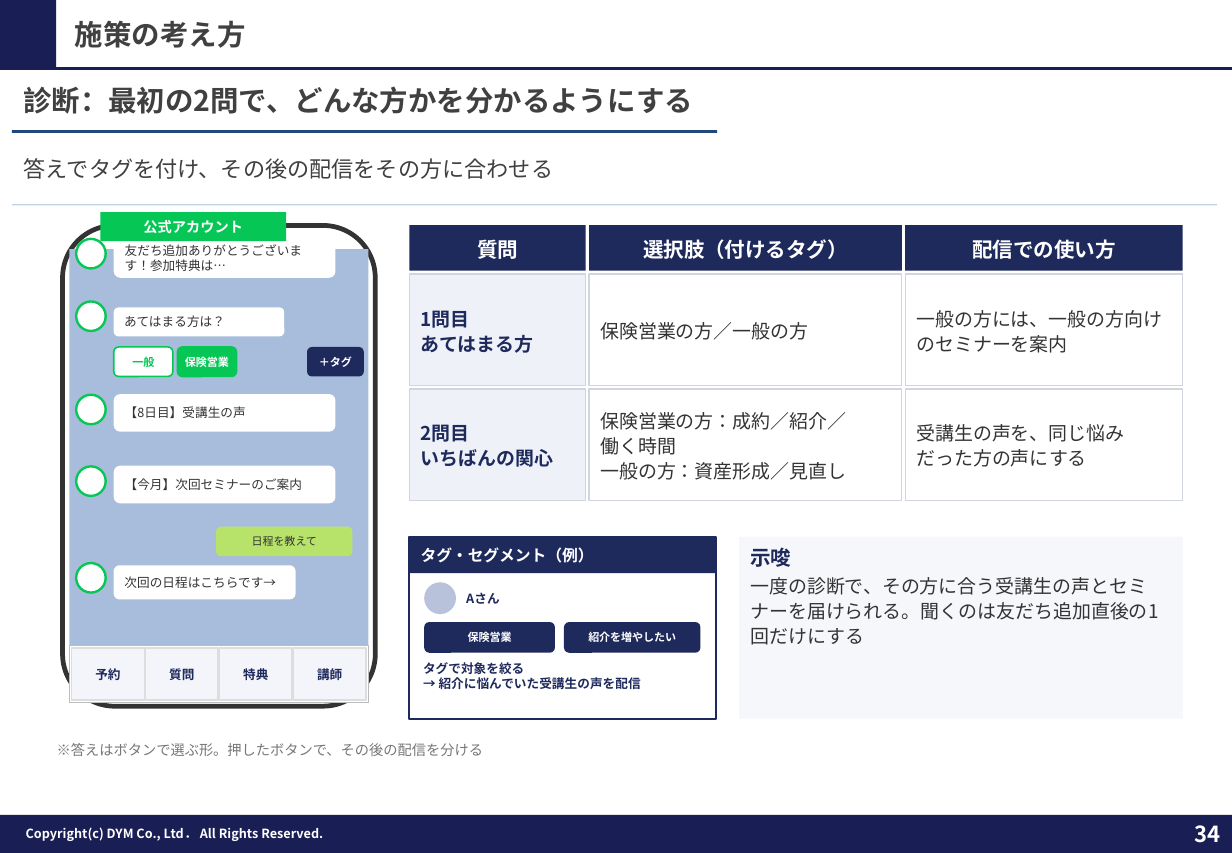
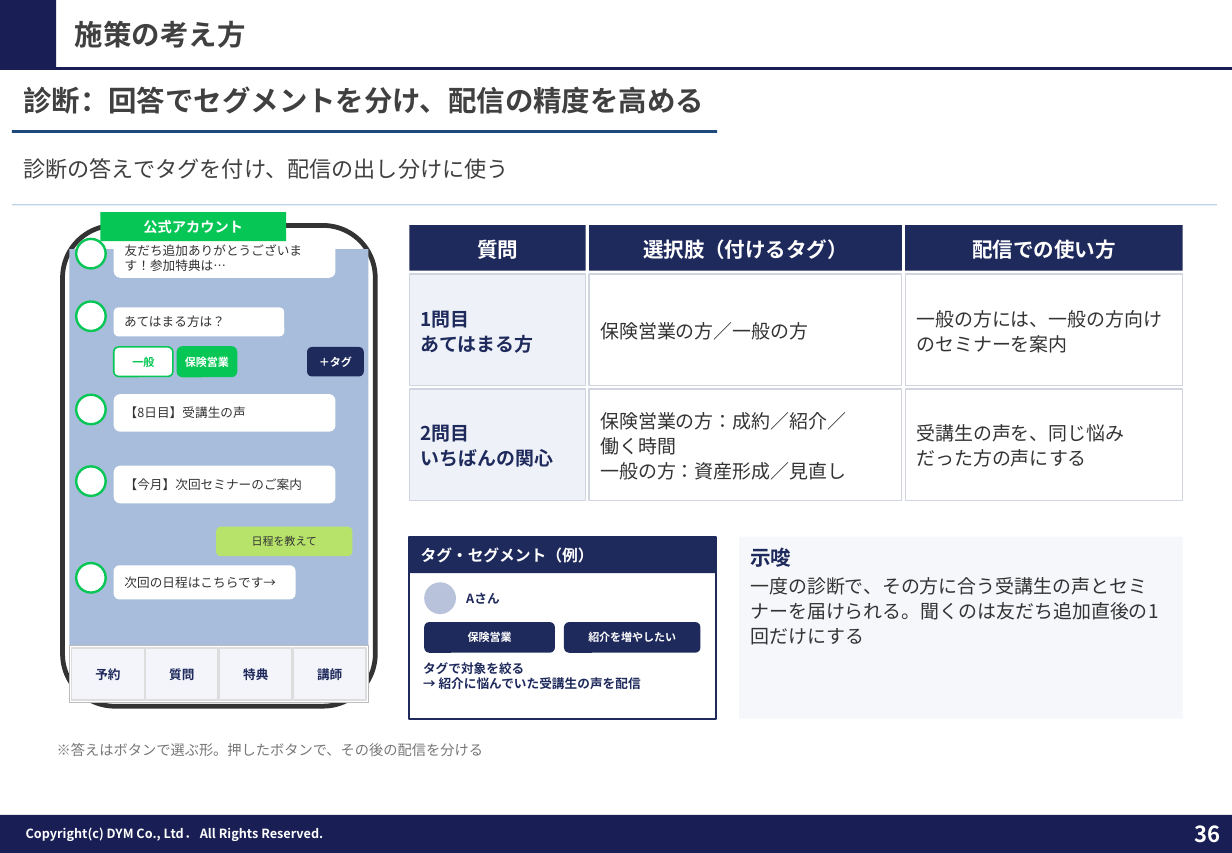
Before and after one commit to tonomura-r-dev/folder, a slide deck: slide 36 of 202610_株式会社すなおコンサルティング御中_LINE公式アカウント運用のご提案_ver7.3.pptx (slide 34 before the commit). Drawn at 1232x853 pixels with LibreOffice and Linux fonts; fonts in the diff are those of the drawing; background and template pictures are left out. Boxes give left, top, right and bottom in pixels: in the first picture for what was removed or moved away, otherwise in the second. Text is boxed around its words. In the diff, an @@ line names an element or a change of style, - is before the commit and + after.

```diff
--- a/202610_株式会社すなおコンサルティング御中_LINE公式アカウント運用のご提案_ver7.3.pptx
+++ b/202610_株式会社すなおコンサルティング御中_LINE公式アカウント運用のご提案_ver7.3.pptx
@@ text at [23,86,704,114]: text changed @@
-診断：最初の2問で、どんな方かを分かるようにする
+診断：回答でセグメントを分け、配信の精度を高める
@@ text at [23,158,509,179]: text changed @@
-答えでタグを付け、その後の配信をその方に合わせる
+診断の答えでタグを付け、配信の出し分けに使う
@@ page number at [1195,825,1221,843]: text changed @@
-34
+36
```
Also in this commit, not shown: 1 other slide changed, 1 other file.
